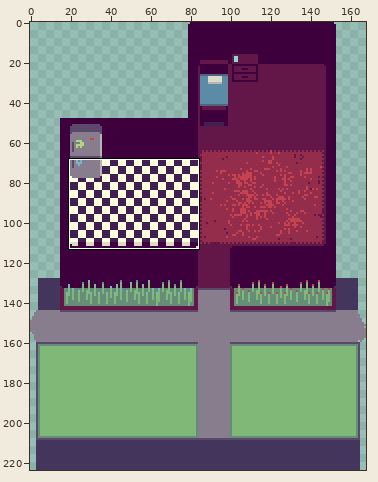
File history of a sprite sheet, assets/house.png. Above, an overview of the earlier version with the close-up marked.
Close-up. Old version:
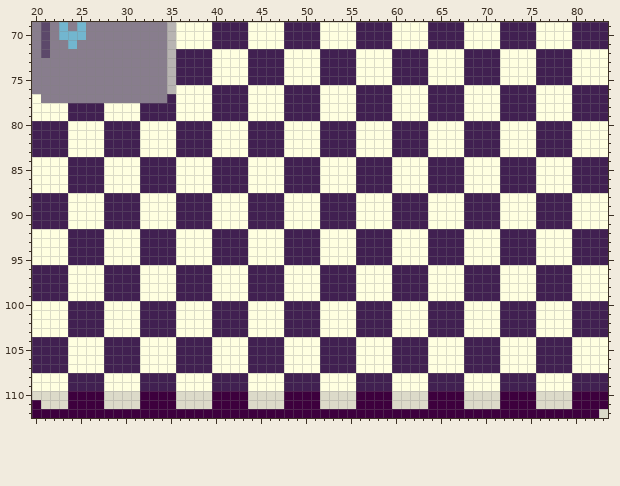
The file is 168x224 pixels. Shown: x 20..83, y 69..112.
Now the later version:
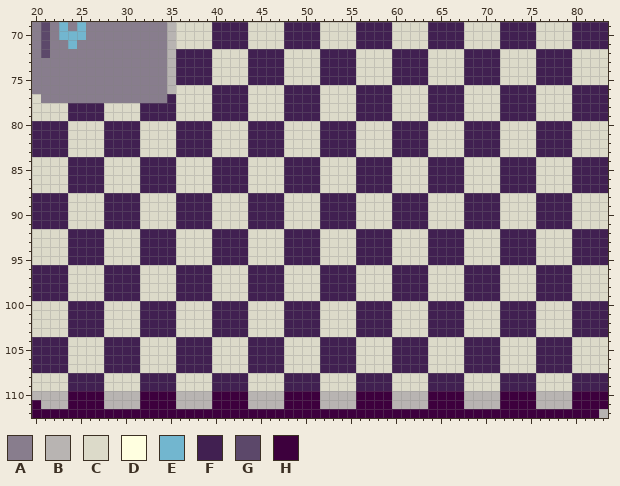
Palette (. is transparent): A #887d8d  B #b8b4b2  C #dcdac9  D #ffffe0  E #72b6cf  F #412051  G #5c486a  H #3d003d
Change:
y 69..71: x 36..39 DDDD -> CCCC; x 44..47 DDDD -> CCCC; x 52..55 DDDD -> CCCC; x 60..63 DDDD -> CCCC; x 68..71 DDDD -> CCCC; x 76..79 DDDD -> CCCC
y 72..75: x 40..43 DDDD -> CCCC; x 48..51 DDDD -> CCCC; x 56..59 DDDD -> CCCC; x 64..67 DDDD -> CCCC; x 72..75 DDDD -> CCCC; x 80..83 DDDD -> CCCC
y 76: x 36..39 DDDD -> CCCC; x 44..47 DDDD -> CCCC; x 52..55 DDDD -> CCCC; x 60..63 DDDD -> CCCC; x 68..71 DDDD -> CCCC; x 76..79 DDDD -> CCCC
y 77: x 20 D -> C; x 36..39 DDDD -> CCCC; x 44..47 DDDD -> CCCC; x 52..55 DDDD -> CCCC; x 60..63 DDDD -> CCCC; x 68..71 DDDD -> CCCC; x 76..79 DDDD -> CCCC
y 78..79: x 20..23 DDDD -> CCCC; x 28..31 DDDD -> CCCC; x 36..39 DDDD -> CCCC; x 44..47 DDDD -> CCCC; x 52..55 DDDD -> CCCC; x 60..63 DDDD -> CCCC; x 68..71 DDDD -> CCCC; x 76..79 DDDD -> CCCC
y 80..83: x 24..27 DDDD -> CCCC; x 32..35 DDDD -> CCCC; x 40..43 DDDD -> CCCC; x 48..51 DDDD -> CCCC; x 56..59 DDDD -> CCCC; x 64..67 DDDD -> CCCC; x 72..75 DDDD -> CCCC; x 80..83 DDDD -> CCCC
y 84..87: x 20..23 DDDD -> CCCC; x 28..31 DDDD -> CCCC; x 36..39 DDDD -> CCCC; x 44..47 DDDD -> CCCC; x 52..55 DDDD -> CCCC; x 60..63 DDDD -> CCCC; x 68..71 DDDD -> CCCC; x 76..79 DDDD -> CCCC
y 88..91: x 24..27 DDDD -> CCCC; x 32..35 DDDD -> CCCC; x 40..43 DDDD -> CCCC; x 48..51 DDDD -> CCCC; x 56..59 DDDD -> CCCC; x 64..67 DDDD -> CCCC; x 72..75 DDDD -> CCCC; x 80..83 DDDD -> CCCC
y 92..95: x 20..23 DDDD -> CCCC; x 28..31 DDDD -> CCCC; x 36..39 DDDD -> CCCC; x 44..47 DDDD -> CCCC; x 52..55 DDDD -> CCCC; x 60..63 DDDD -> CCCC; x 68..71 DDDD -> CCCC; x 76..79 DDDD -> CCCC
y 96..99: x 24..27 DDDD -> CCCC; x 32..35 DDDD -> CCCC; x 40..43 DDDD -> CCCC; x 48..51 DDDD -> CCCC; x 56..59 DDDD -> CCCC; x 64..67 DDDD -> CCCC; x 72..75 DDDD -> CCCC; x 80..83 DDDD -> CCCC
y 100..103: x 20..23 DDDD -> CCCC; x 28..31 DDDD -> CCCC; x 36..39 DDDD -> CCCC; x 44..47 DDDD -> CCCC; x 52..55 DDDD -> CCCC; x 60..63 DDDD -> CCCC; x 68..71 DDDD -> CCCC; x 76..79 DDDD -> CCCC
y 104..107: x 24..27 DDDD -> CCCC; x 32..35 DDDD -> CCCC; x 40..43 DDDD -> CCCC; x 48..51 DDDD -> CCCC; x 56..59 DDDD -> CCCC; x 64..67 DDDD -> CCCC; x 72..75 DDDD -> CCCC; x 80..83 DDDD -> CCCC
y 108..109: x 20..23 DDDD -> CCCC; x 28..31 DDDD -> CCCC; x 36..39 DDDD -> CCCC; x 44..47 DDDD -> CCCC; x 52..55 DDDD -> CCCC; x 60..63 DDDD -> CCCC; x 68..71 DDDD -> CCCC; x 76..79 DDDD -> CCCC
y 110: x 20..23 CCCC -> BBBB; x 28..31 CCCC -> BBBB; x 36..39 CCCC -> BBBB; x 44..47 CCCC -> BBBB; x 52..55 CCCC -> BBBB; x 60..63 CCCC -> BBBB; x 68..71 CCCC -> BBBB; x 76..79 CCCC -> BBBB
y 111: x 21..23 CCC -> BBB; x 28..31 CCCC -> BBBB; x 36..39 CCCC -> BBBB; x 44..47 CCCC -> BBBB; x 52..55 CCCC -> BBBB; x 60..63 CCCC -> BBBB; x 68..71 CCCC -> BBBB; x 76..79 CCCC -> BBBB
y 112: x 83 C -> B
Changed places in both close-ups, as pixel boxes (x1, y1, x2, y2):
changed: (32, 22, 608, 409)
changed: (599, 409, 608, 418)
